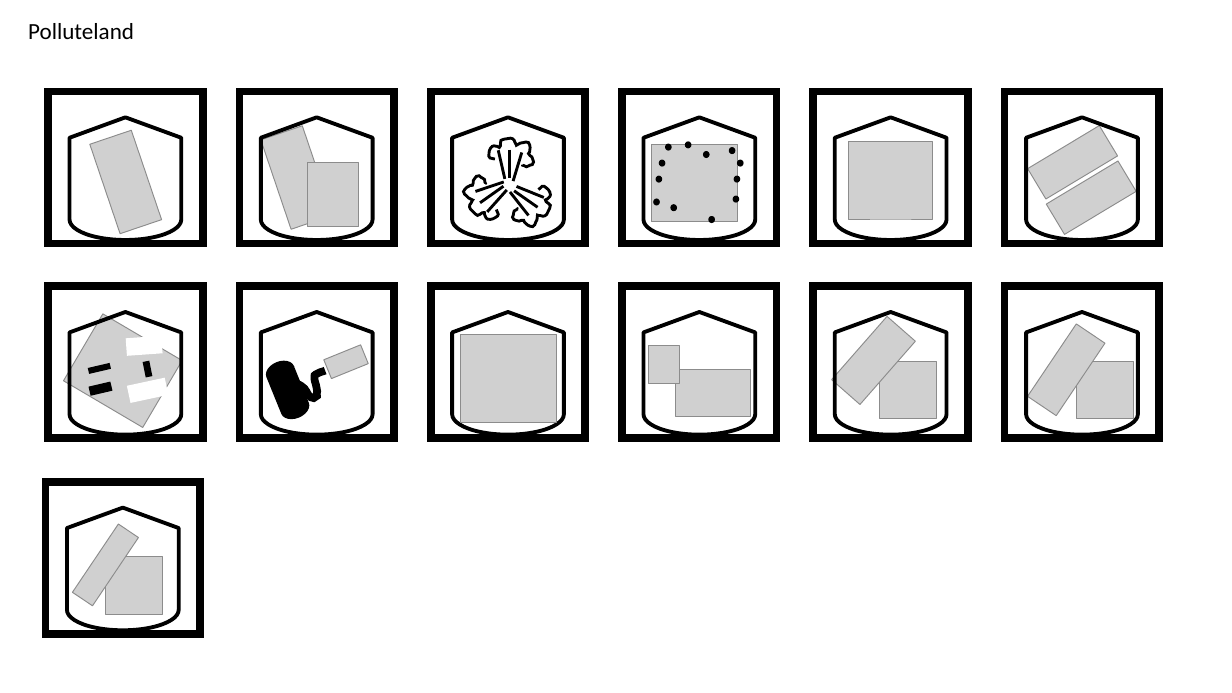
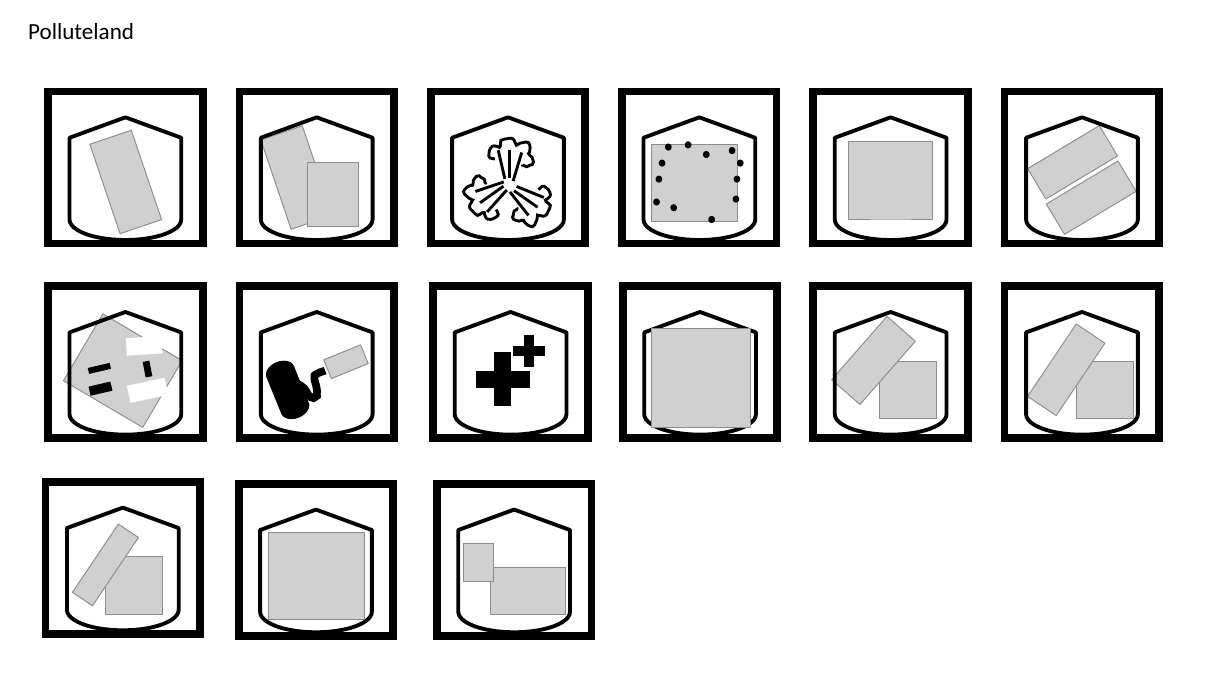
Before and after one commit to alexliuhust/JS_ChessGames, a slide deck: slide 4 of image process/drawings.pptx. Drawn at 1232x693 pixels with LibreOffice and Linux fonts; fonts in the diff are those of the drawing; grey boxes stand for pictures. Boxes give left, top, right and bottom in pixels: in the first picture for what was removed or moved away, otherwise in the second. Text is boxed around its words. In the diff, an @@ line names an element or a change of style, - is before the commit and + after.

```diff
--- a/image process/drawings.pptx
+++ b/image process/drawings.pptx
@@ rectangle added at [433, 287, 588, 439], outline #000000 6 pt @@
@@ rectangle added at [623, 287, 777, 439], outline #000000 6 pt @@
@@ flow chart display added at [455, 312, 567, 435], outline #000000 3 pt @@
@@ flow chart display added at [644, 312, 756, 435], outline #000000 3 pt @@
@@ picture added at [652, 328, 751, 428] @@
@@ plus added at [476, 353, 529, 406], fill #000000, outline #000000 1 pt @@
@@ plus added at [514, 336, 544, 367], fill #000000, outline #000000 1 pt @@
@@ rectangle: place and size @@
-rectangle at [431, 287, 585, 439]
+rectangle at [238, 484, 393, 637]
@@ flow chart display: place and size @@
-flow chart display at [452, 312, 564, 435]
+flow chart display at [261, 509, 372, 632]
@@ 2 pictures, 1 rectangle, 1 flow chart display: place and size @@
-2 pictures, 1 rectangle, 1 flow chart display at [622, 287, 776, 439]
+2 pictures, 1 rectangle, 1 flow chart display at [437, 484, 592, 637]
@@ picture: place and size @@
-picture at [460, 335, 556, 423]
+picture at [268, 532, 364, 620]
```
Also in this commit, not shown: 2 other slides changed, 4 other files.
